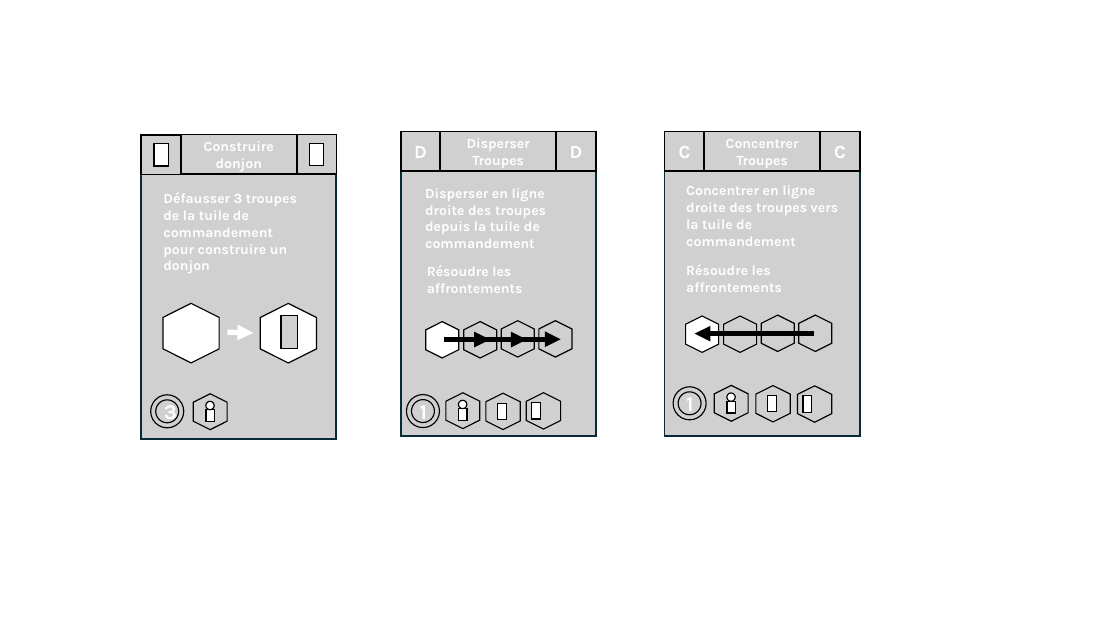
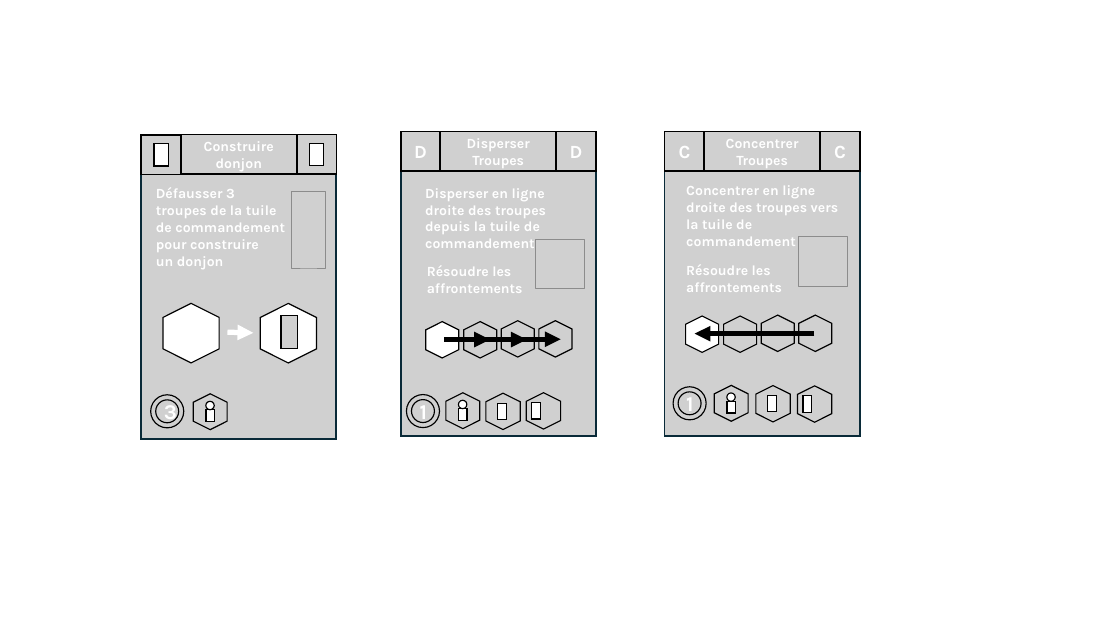
Before and after one commit to LucasBorboleta/Terre-de-Barons, a slide deck: slide 4 of pictures/Cartes-Actions-et-Evenements/Design-Cartes.pptx. Drawn at 1120x630 pixels with LibreOffice and Linux fonts; fonts in the diff are those of the drawing; grey boxes stand for pictures; background and template pictures are left out. Boxes give left, top, right and bottom in pixels: in the first picture for what was removed or moved away, otherwise in the second. Text is boxed around its words. In the diff, an @@ line names an element or a change of style, - is before the commit and + after.

```diff
--- a/pictures/Cartes-Actions-et-Evenements/Design-Cartes.pptx
+++ b/pictures/Cartes-Actions-et-Evenements/Design-Cartes.pptx
@@ text "Défausser 3 troupes de la ..." rewrapped from [163,193,297,273] to [156,188,285,269] @@
@@ picture added at [292,191,326,268] @@
@@ picture added at [535,239,585,289] @@
@@ picture added at [798,236,848,286] @@
```
Also in this commit, not shown: 1 other slide changed, 2 other files.
